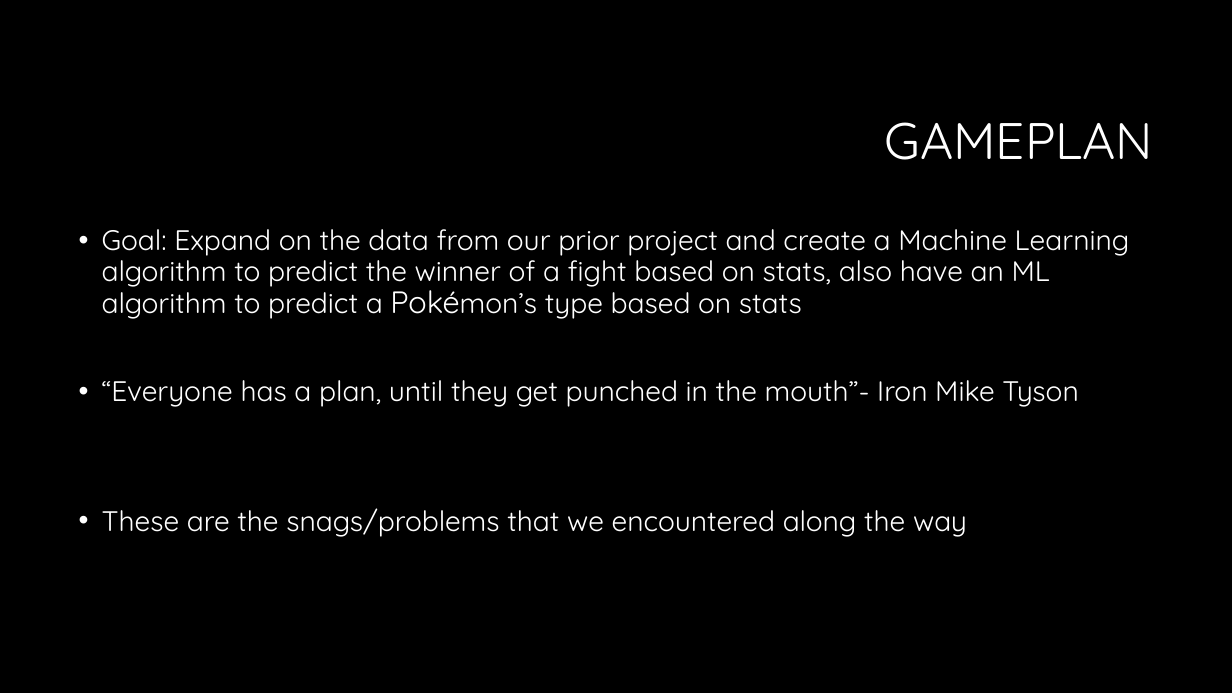
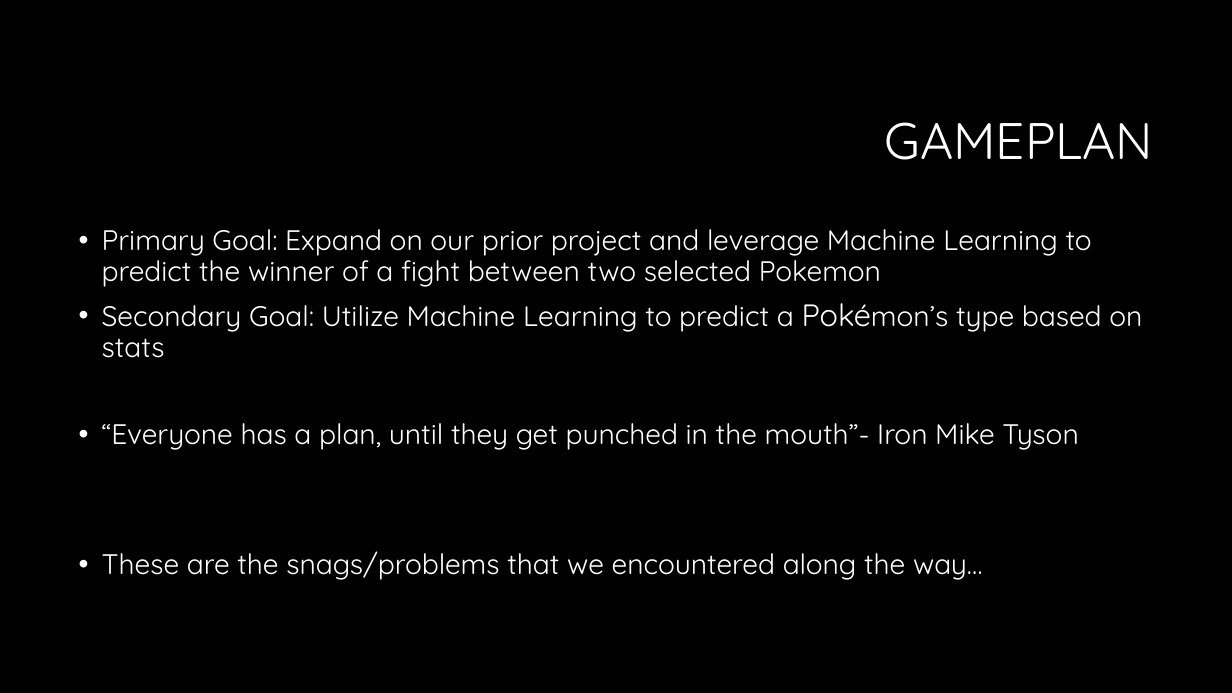
Before and after one commit to Dbuescher8/Final-Project, a slide deck: slide 3 of Final Presentation.pptx. Drawn at 1232x693 pixels with LibreOffice and Linux fonts; fonts in the diff are those of the drawing; background and template pictures are left out. Boxes give left, top, right and bottom in pixels: in the first picture for what was removed or moved away, otherwise in the second. Text is boxed around its words. In the diff, an @@ line names an element or a change of style, - is before the commit and + after.

Commit message:
presentation changes

```diff
--- a/Final Presentation.pptx
+++ b/Final Presentation.pptx
@@ text at <box>102,229,1142,358</box>: text changed @@
-• Goal: Expand on the data from our prior project and create a Machine Learning algorithm to predict the winner of a fight based on stats, also have an ML algorithm to predict a Pokémon’s type based on stats
+• Primary Goal: Expand on our prior project and leverage Machine Learning to predict the winner of a fight between two selected Pokemon
+• Secondary Goal: Utilize Machine Learning to predict a Pokémon’s type based on stats
@@ text at <box>102,551,983,580</box>: text changed @@
-• These are the snags/problems that we encountered along the way
+• These are the snags/problems that we encountered along the way…
```
Also in this commit, not shown: 2 other slides changed, 9 slides added, 6 slides removed, 1 other file.
